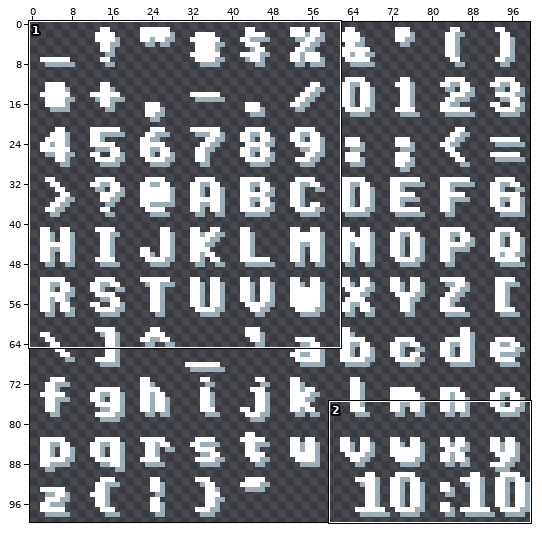
File history of a pixel-art file, Platformer/Content/damageFont.aseprite. The first picture is a wide view before the edit; the outline marks the close-up.
Close-up. Earlier state:
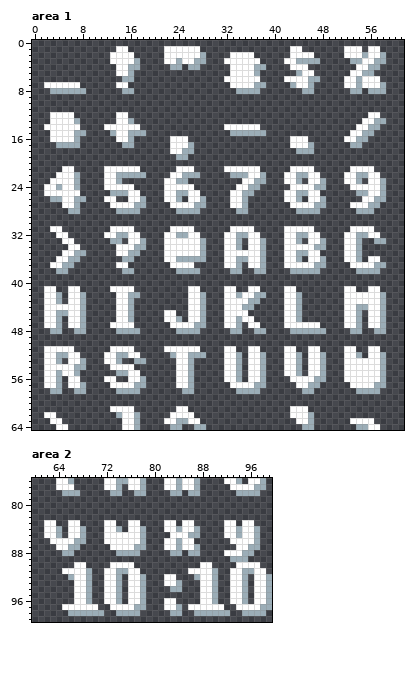
100x100 pixels, 1 frame. Shown: area 1: x 0..61, y 0..64; area 2: x 60..99, y 76..99.
Now the later version:
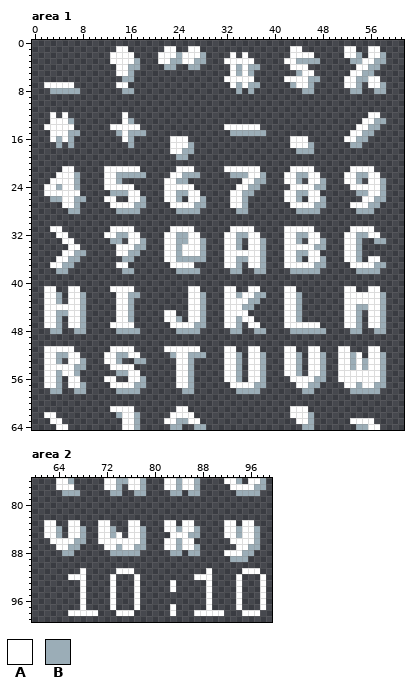
Palette (. is transparent): A #ffffff  B #9badb7
From old to new:
--- area 1
@@ x 0..61 @@
  0 ..............................................................
- 1 ..............AA......AAAAAA...............AA.......AAA.AA....
- 2 .............AAAA.....AAAAAAB....AAAA......AAAA.....AAABAAB...
- 3 .............AAAAB....AABAABB...AAAAAA....AABBBB.....BBAABB...
- 4 ..............AABB.....BB.BB.....AAAABB....AAA........AABB....
- 5 ..............AAB................AAAAB......BAA......AABB.....
- 6 ...............BB...............AAAAAA....AAAABB....AABAAA....
- 7 ..AAAAAA......AA.................AAAABB....BAAB.....AABAAAB...
- 8 ...BBBBBB......BB.................BBBB.......BB......BB.BBB...
+ 1 ..............AA......AA..AA...............AA.......AA..AA....
+ 2 .............AAAA....AAABAAAB....A.A.......AAAA.....AAB.AAB...
+ 3 .............AAAAB...AABBAABB...AAAAA.....AABBBB.....BBAABB...
+ 4 ..............AABB....BB..BB.....ABABB.....AAA........AABB....
+ 5 ..............AAB................ABAB.......BAA......AABB.....
+ 6 ...............BB...............AAAAA.....AAAABB....AABBAA....
+ 7 ..AAAAA.......AA.................ABABB.....BAAB.....AAB.AAB...
+ 8 ...BBBBB.......BB.................B.B........BB......BB..BB...
  9 ..............................................................
@@ x 2..17 @@
 11 ................
-12 .AAAA.......AA..
-13 .AAAAB......AAB.
-14 AAAAAA....AAAAAA
-15 .AAAABB....BAABB
-16 .AAAAB......AAB.
-17 ..BBBB.......BB.
+12 .A.A.........A..
+13 .AAAB........AB.
+14 AAAAA......AAAAA
+15 .AAABB......BABB
+16 .ABAB........AB.
+17 ..B.B.........B.
 18 ................
@@ x 22..27 @@
 32 AABBAA
-33 AAAAAA
-34 AAAAAA
-35 AAAAAA
+33 AABBAA
+34 AABAAA
+35 AABAAA
 36 AABBBB
@@ x 49..57 @@
 50 .........
-51 ...AA..AA
-52 ...AAB.AA
-53 ...AAAAAA
-54 ...AAAAAA
-55 ...AAAAAA
-56 ...AAAAAA
-57 ....AAAAB
-58 .....BBBB
+51 ..AA...AA
+52 ..AABA.AA
+53 ..AABABAA
+54 ..AABABAA
+55 ..AAAAAAA
+56 ..AAAAAAA
+57 ...AABAAB
+58 ....BBBBB
 59 .........
--- area 2
@@ x 60..99 @@
  82 ........................................
- 83 ..AA..AA....AA..AA....AA.AA.....AA.AA...
- 84 ..AAB.AAB...AAB.AAB...AABAAB....AABAAB..
- 85 ..AAB.AAB...AAAAAAB....AAABB....AABAAB..
- 86 ...AAAABB...AAAAAAB...AABAA......AAAAB..
- 87 ....AABB.....AAAABB...AABAAB......AABB..
- 88 .....BB.......BBBB.....BB.BB....AAABB...
+ 83 ..AA..AA...AA...AA....AA.AA.....AA.AA...
+ 84 ..AAB.AAB..AAB..AAB...AABAAB....AABAAB..
+ 85 ..AAB.AAB..AABA.AAB....AAABB....AABAAB..
+ 86 ...AAAABB..AAAAAAAB...AABAA......AAAAB..
+ 87 ....AABB....AABAABB...AABAAB......AABB..
+ 88 .....BB......BBBBB.....BB.BB....AAABB...
  89 .................................BBB....
- 90 .......AA....AAAA...........AA....AAAA..
- 91 .....AAAAB..AABBAA........AAAAB..AABBAA.
- 92 ......BAAB..AAB.AAB...AA...BAAB..AAB.AAB
- 93 .......AAB..AAB.AAB...AAB...AAB..AAB.AAB
- 94 .......AAB..AAB.AAB....BB...AAB..AAB.AAB
- 95 .......AAB..AAB.AAB.........AAB..AAB.AAB
- 96 .......AAB..AAB.AAB...AA....AAB..AAB.AAB
- 97 .....AAAAAA..AAAABB...AAB.AAAAAA..AAAABB
- 98 ......BBBBBB..BBBB.....BB..BBBBBB..BBBB.
+ 90 ........................................
+ 91 ........A.....AAA............A.....AAA..
+ 92 ......AAA....A...A.........AAA....A...A.
+ 93 ........A....A...A.....A.....A....A...A.
+ 94 ........A....A...A.....A.....A....A...A.
+ 95 ........A....A...A...........A....A...A.
+ 96 ........A....A...A...........A....A...A.
+ 97 ........A....A...A.....A.....A....A...A.
+ 98 ......AAAAA...AAA......A...AAAAA...AAA..
  99 ........................................
